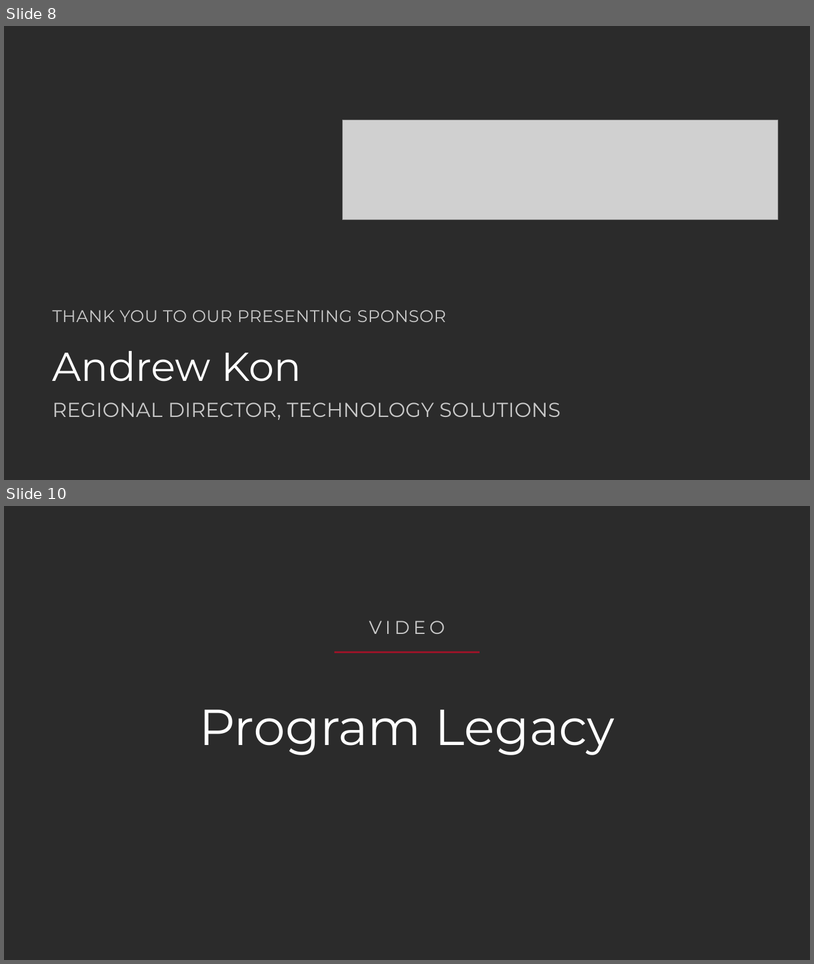
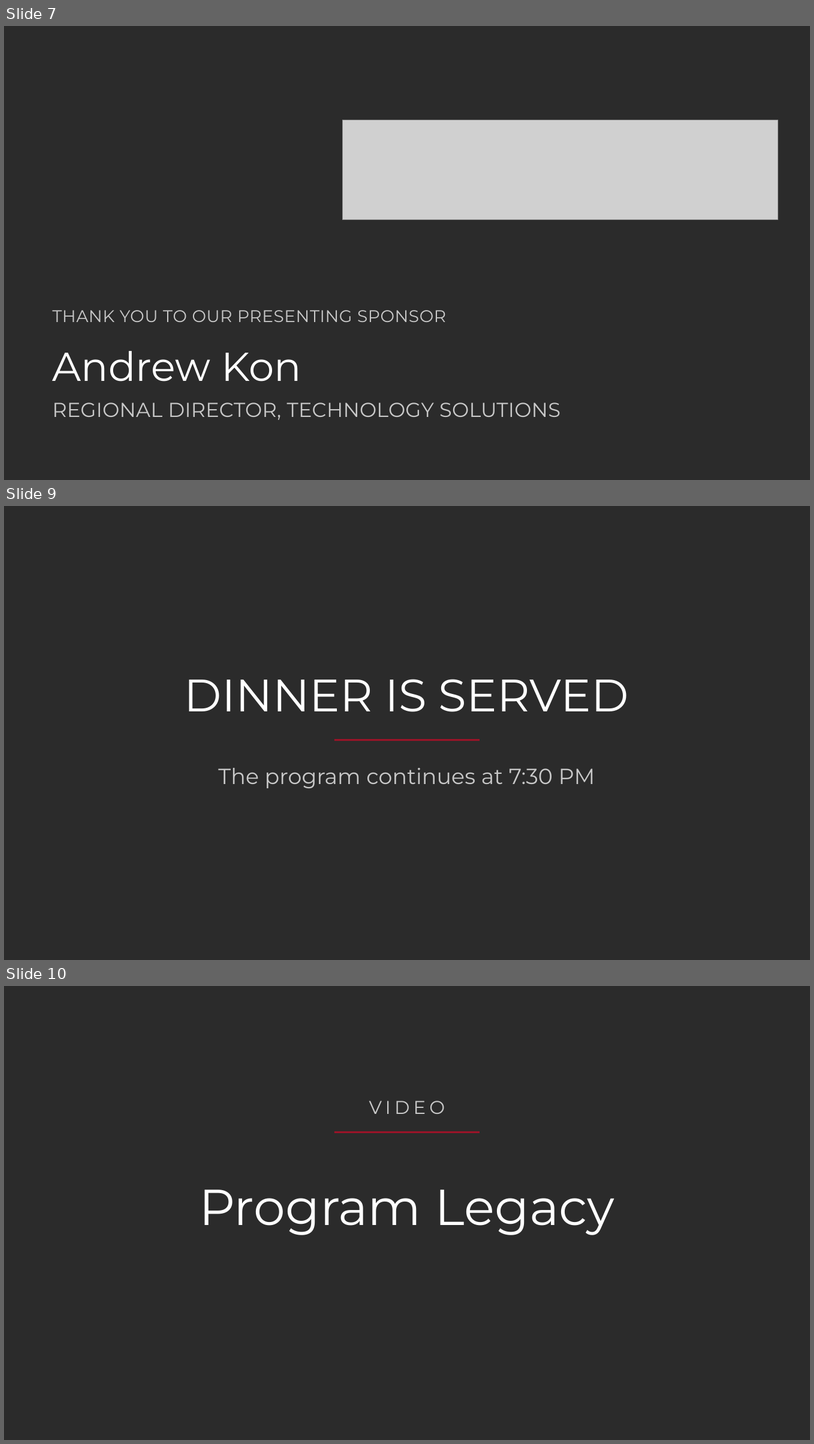
Before and after one commit to LauraRestum/gala_asset_dashboard, a slide deck: assets/2026-gala-program-presentation.pptx. Shown one above the other, each under a label of ours: slides 8 and 10 before the commit, slides 7, 9 and 10 after it; the slides between them are not shown. The pictures are 814x964 and 814x1444 pixels, drawn with LibreOffice and Linux fonts; fonts in the diff are those of the drawing; grey boxes stand for pictures; background and template pictures are left out; a plain dark background stands for a picture behind light text. Boxes give left, top, right and bottom in pixels: in the first picture for what was removed or moved away, otherwise in the second. Text is boxed around its words. In the diff, an @@ line names an element or a change of style, - is before the commit and + after.

```diff
--- a/assets/2026-gala-program-presentation.pptx
+++ b/assets/2026-gala-program-presentation.pptx
@@ slide 9 added at [4,506,810,960], background picture (left out) @@
@@ title added at [185,679,629,712], 54 pt, text #FFFFFF @@
+DINNER IS SERVED
@@ rectangle added at [335,739,480,741], fill #9A1428 @@
@@ text added at [218,768,596,788], 26 pt, text #C9C9C9 @@
+The program continues at 7:30 PM
@@ what was slide 8 is now slide 7 @@
```
Also in this commit, not shown: 6 slides changed, 4 other slides added, 2 slides removed, 34 other files.
